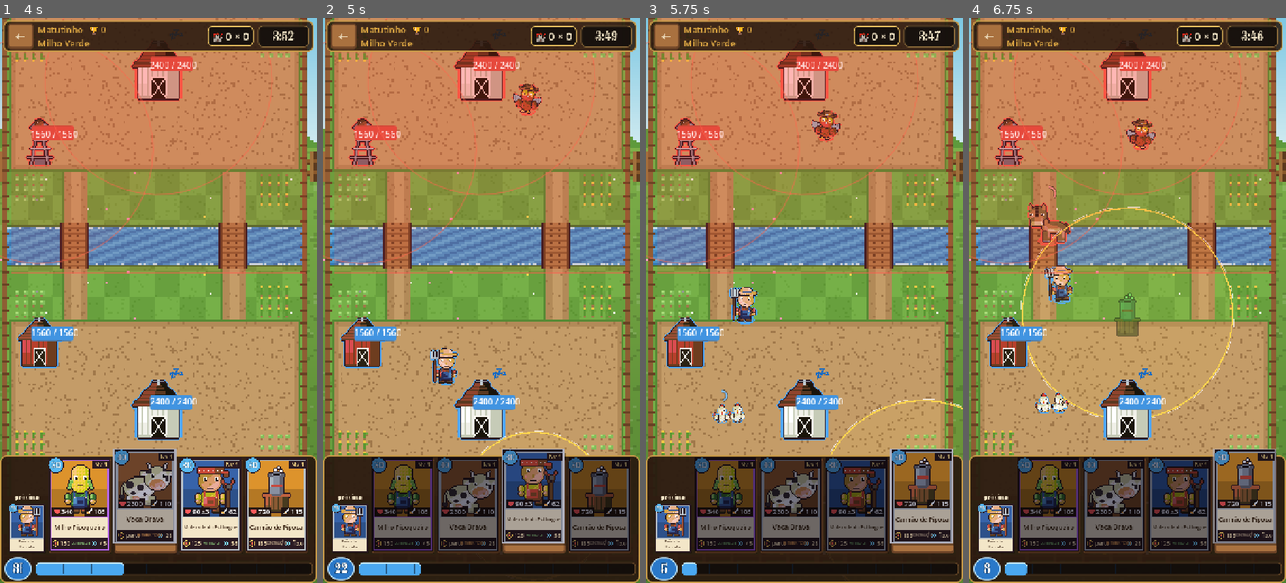
Above: before the commit, frames 1-4 (left to right).
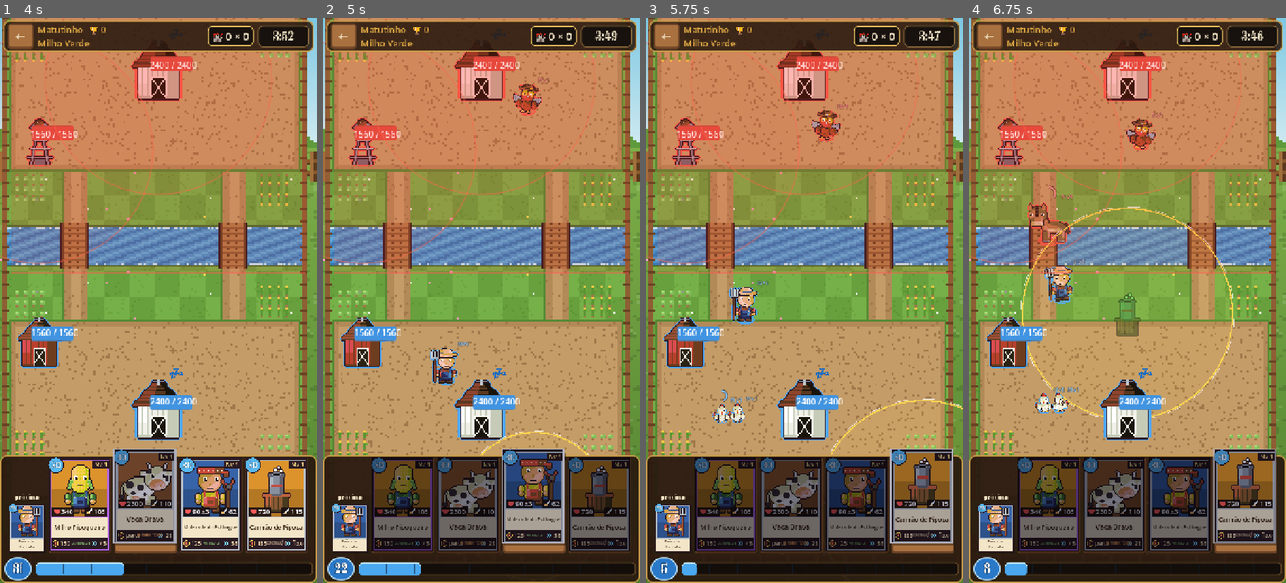
Above: after the commit, the same moments.

Repository: Generadevde/farmarena
Game: Godot game, scene res://ci/battle_test.tscn
Same seed, same stepped clock (60 frames per second), same inputs: the game is played once before the commit and once after it. This scene is started directly instead of the project's main scene. The engine's default icon, where the game draws it, is replaced by a stand-in: a white triangle on a blue panel in a dark square.
Inputs (mouse positions are in pixels of both pictures, inside the frame that each line leads up to):
- Up to frame 1 (4 s): tap Enter at 0.5 s; move the mouse to (228, 272) at 0.52 s; click (228, 272) at 0.67 s; click "←" at 1.25 s; click "Continuar jogando" at 2 s; click "Milho Pipoqueiro" at 2.75 s; click "Vaca Brava" at 3.5 s
- Up to frame 2 (5 s): click "Molecada do Estilingue" at 4.25 s
- Up to frame 3 (5.75 s): click "Canhão de Pipoca" at 5 s
- Up to frame 4 (6.75 s): click "←" at 5.75 s; click "Continuar jogando" at 6.5 s

Frame 1 is identical in both runs. In frame 2, less than 0.1% of the frame differs, in the area x 42-72%, y 10-59%; in frame 3, less than 0.1%; in frame 4, 0.1%, in the area x 26-61%, y 16-67%.

Commit message:
Nível sempre à mostra nas tropas em campo
Antes o Nv1 ficava escondido, e parecia que a carta do bot não tinha nível.
Só some no torneio e no modo teste (todo mundo no mesmo nível).

Co-Authored-By: Claude Opus 5.5 <noreply@anthropic.com>
Claude-Session: https://claude.ai/code/session_01F2c9wwKpd4XWAaAeM55Dzi

Diff:
--- a/Scripts/unit_base.gd
+++ b/Scripts/unit_base.gd
@@ -152,7 +152,9 @@
 	$ProgressBar.theme = ThemeBuilder.game_theme
 	$ProgressBar.custom_minimum_size = Vector2(40, 8)  # garante formato de barra alongada, não um quadrado pequeno
 	$LevelLabel.text = "Nv%d" % card_level
-	$LevelLabel.visible = card_level > 1 and !MatchSetup.tournament  # nível 1 (e torneio, tudo igual) não polui a tela
+	# nível SEMPRE à mostra (antes o Nv1 sumia e parecia que a carta do bot "não tinha nível");
+	# só some quando todo mundo joga no mesmo nível (torneio, modo teste)
+	$LevelLabel.visible = card_level >= 1 and MatchSetup.fixed_level() <= 0
 	$LevelLabel.add_theme_font_size_override("font_size", 11)
 	_setup_bar()
 	add_to_group("damageable")
